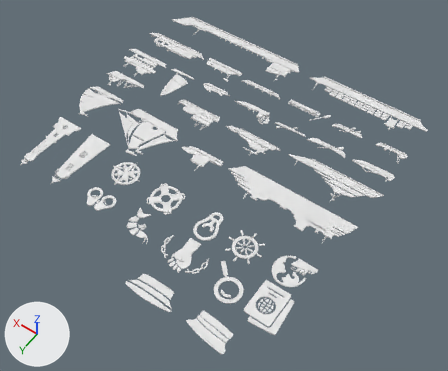
An edit to the FBX model URP-UnpathdExplore/Assets/Models/All Models 2.fbx, drawn before and after from the same camera.
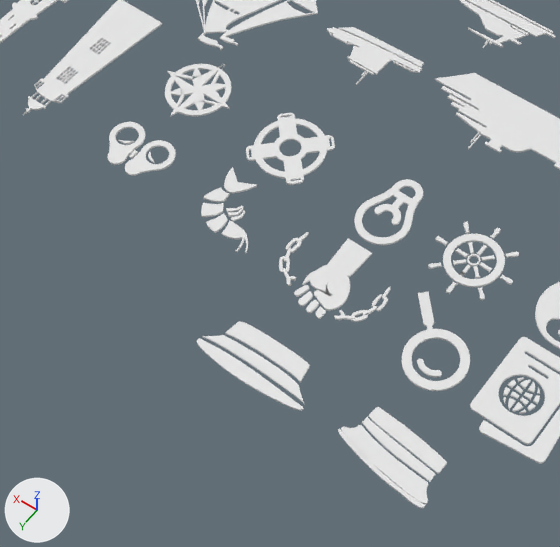
There are two pictures of each version: one whole from a camera (50 mm lens) standing at (-17.2, 23.4, 32.7) and looking at (-1.8, 1.8, -1.2), one close up on the part from 9% to 63% of the width and 36% to 100% of the height. Lighting does not change. The marker at lower left points along +X, +Y and +Z. Vertices at the same position are counted once.

Names of what the first close-up shows: 'Cap 1', 'Cap 2', 'LifeBuoy', 'Lighthouse 2', 'Magnyfying G', 'NStar', 'Passp', 'Sail Ship', 'Ship 10', 'Ship 15', 'Slavery 2', 'Wheel'.
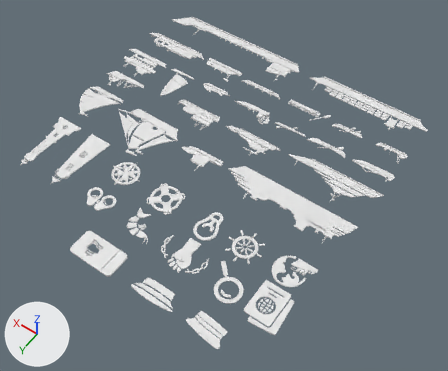
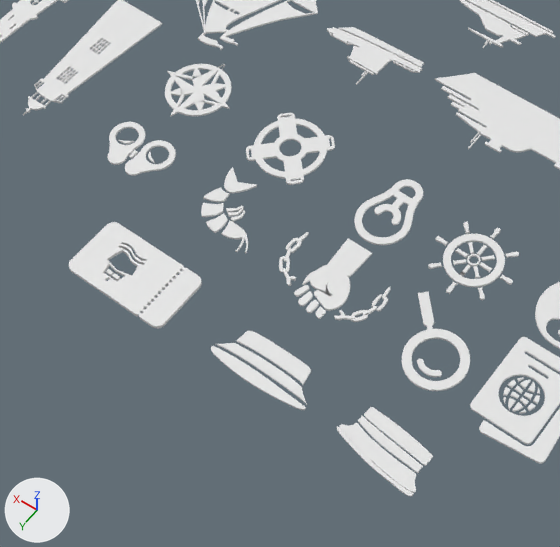
Commit message: added one model , resized caps

Pixel boxes (x1, y1, x2, y2) of what changed, in the close-ups (560 x 547 px):
```json
{"object": "Shape20", "change": "added", "after": [69, 222, 202, 328]}
{"object": "Cap 1", "change": "mesh rescaled, moved", "before": [338, 407, 447, 508], "after": [337, 407, 433, 496], "on screen": "12% narrower, 12% shorter"}
{"object": "Cap 2", "change": "mesh rescaled, moved", "before": [197, 322, 310, 410], "after": [211, 331, 311, 410], "on screen": "11% narrower, 10% shorter"}
```

Scene script edits in JSON lines:
```json
{"block": "me_mesh_034", "where": "me_mesh_034.from_pydata(...)  # 384 vertices, 752 faces; spans x -1.43..1.43, y -0.77..0.77, z -0.03..0.03"}
{"block": "me_mesh_034", "where": "# used by ob_cap_1; location = (-7.8, 11.62, 0.33)"}
{"block": "me_mesh_034", "change": "me_mesh_034 part 1: the whole mesh is scaled about its middle by 0.888"}
{"block": "me_mesh_035", "where": "me_mesh_035.from_pydata(...)  # 250 vertices, 488 faces; spans x -1.7..1.7, y -0.69..0.69, z -0.03..0.03"}
{"block": "me_mesh_035", "where": "# used by ob_cap_2; location = (-3.63, 11.58, 0.33)"}
{"block": "me_mesh_035", "change": "me_mesh_035 part 2: the whole mesh is scaled about its middle by 0.888"}
{"op": "add", "block": "me_mesh_036", "code": ["me_mesh_036 = bpy.data.meshes.new('Mesh.036')", "me_mesh_036.from_pydata(...)  # 1404 vertices, 2864 faces; spans x -0.71..2.61, y -0.98..0.85, z 0.0..0.11"]}
{"op": "set", "path": "ob_cap_1.location", "old": "(-7.8, 11.62, 0.33)", "new": "(-7.57, 11.62, 0.33)"}
{"op": "set", "path": "ob_cap_2.location", "old": "(-3.63, 11.58, 0.33)", "new": "(-3.86, 11.58, 0.33)"}
{"op": "add", "block": "ob_shape20", "code": ["ob_shape20 = bpy.data.objects.new('Shape20', me_mesh_036)", "ob_shape20.location = (-0.09, 11.46, 0.0)"]}
```
